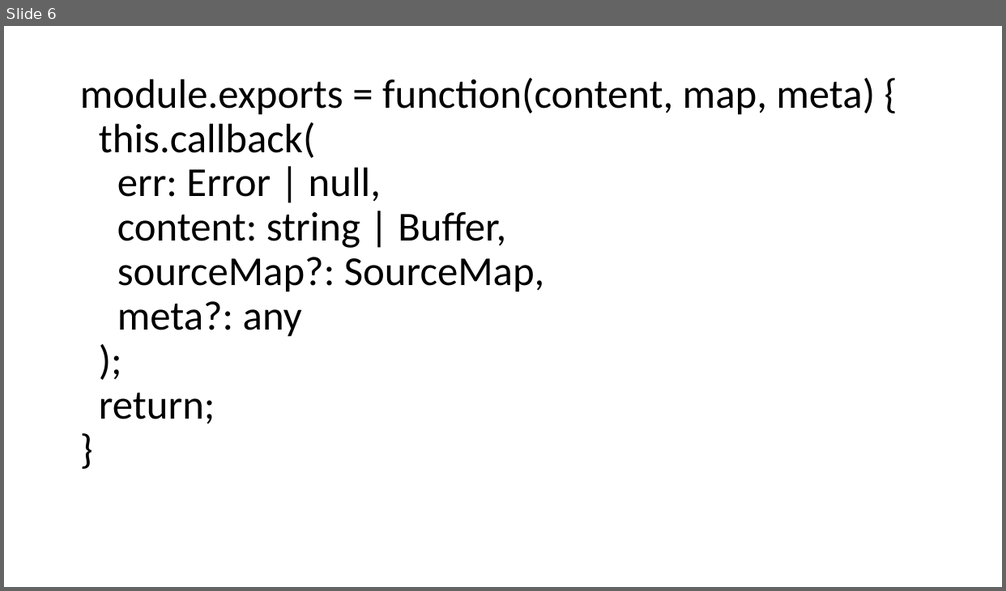
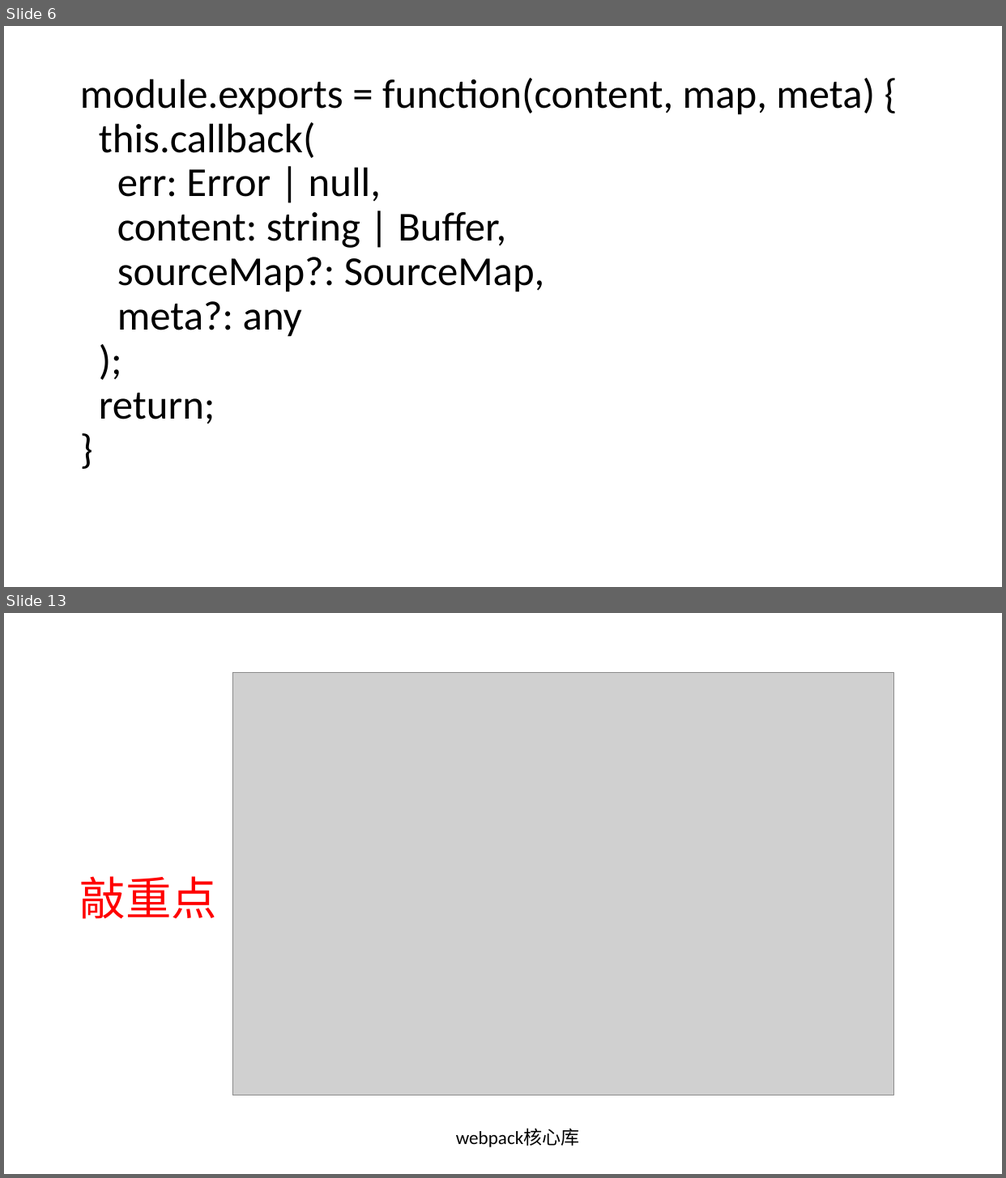
Before and after one commit to tfish-oh/webpack-share, a slide deck: webpack进阶.pptx. Shown one above the other, each under a label of ours: slide 6 before the commit, slides 6 and 13 after it; the slides between them are not shown. The pictures are 1006x591 and 1006x1178 pixels, drawn with LibreOffice and Linux fonts; fonts in the diff are those of the drawing; grey boxes stand for pictures. Boxes give left, top, right and bottom in pixels: in the first picture for what was removed or moved away, otherwise in the second. Text is boxed around its words. In the diff, an @@ line names an element or a change of style, - is before the commit and + after.

```diff
--- a/webpack进阶.pptx
+++ b/webpack进阶.pptx
@@ slide 13 added at box(4, 613, 1002, 1174), background #FFFFFF @@
@@ picture added at box(232, 672, 893, 1096) @@
@@ title added at box(80, 876, 217, 919), 44 pt, text #FF0000 @@
+敲重点
@@ text added at box(456, 1128, 580, 1148), 18 pt, text #000000 @@
+webpack核心库
```
Also in this commit, not shown: 2 slides changed, 9 other slides added, 1 slide removed, 11 other files.
